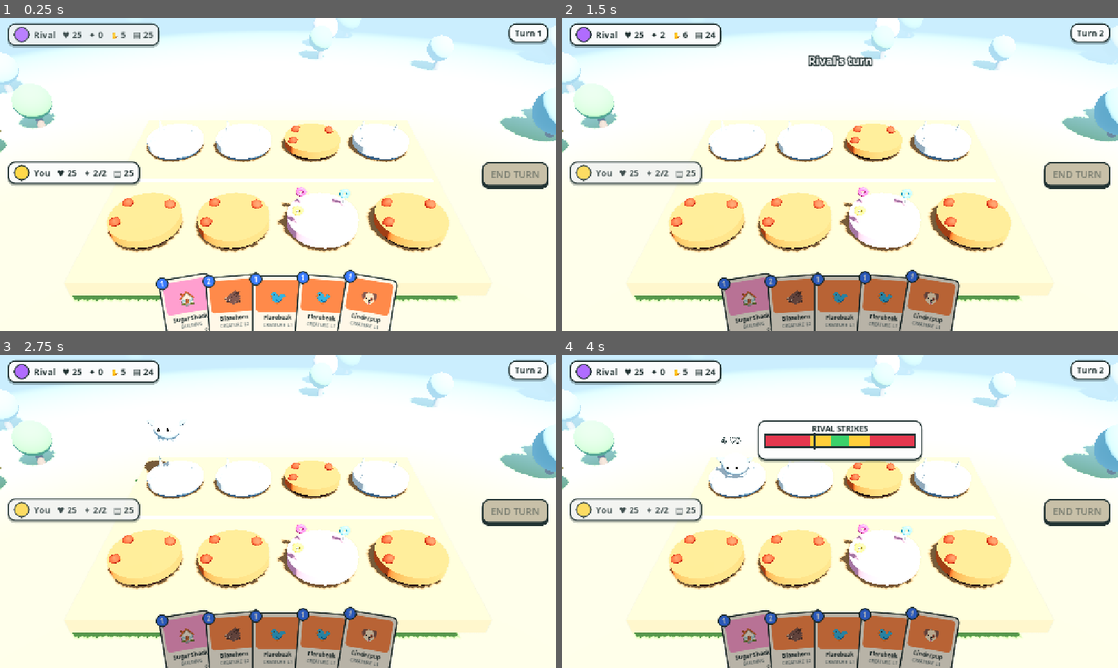
Above: before the commit, frames 1-4 (two rows, left to right).
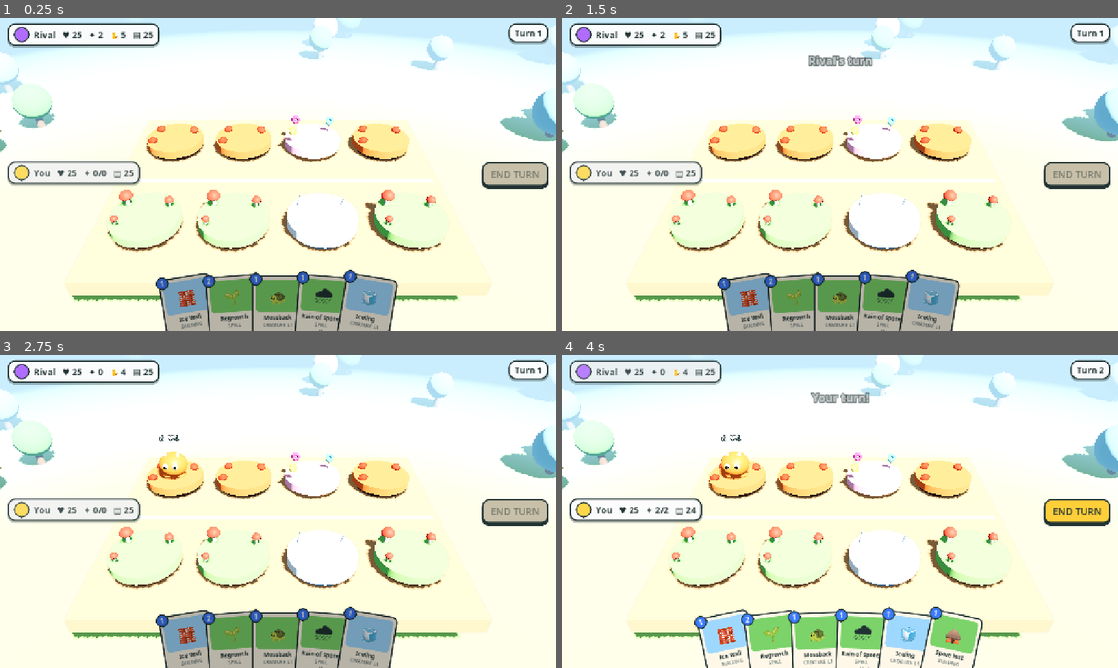
Above: after the commit, the same moments.

Repository: muriarty1893/cardwards
Game: Godot game, scene res://view/match.tscn
The game is run twice, just before and just after one commit, with the same random seed, the same clock (stepped at 60 frames per second) and the same inputs. Before the commit the project has no main scene; this scene is started directly in both runs.
Inputs (mouse positions are in pixels of both pictures, inside the frame that each line leads up to):
- Up to frame 1 (0.25 s): no input
- Up to frame 2 (1.5 s): drag from (751, 312) to (895, 105) at 0.52 s; click (1079, 174) at 1.25 s, where only the run before the commit has a clickable "END TURN"
- Up to frame 3 (2.75 s): drag from (189, 649) to (250, 574) at 2.02 s
- Up to frame 4 (4 s): move the mouse to (751, 649) at 2.77 s; click (751, 649) at 2.92 s; drag from (751, 649) to (673, 464) at 3.52 s

The runs differ from the first frame. In frame 1, 17% of the frame differs, in the area x 1-81%, y 1-100%; in frame 2, 15%; in frame 3, 14%; in frame 4, 22%, in the area x 1-99%, y 1-100%.

Commit message:
feat: main menu, deck and difficulty selection, results screen
Co-Authored-By: Claude Opus 5.5 <noreply@anthropic.com>

Diff:
--- /dev/null
+++ b/autoload/session.gd
@@ -0,0 +1,29 @@
+extends Node
+## Choices carried from the main menu into a match.
+
+var player_deck: StringName = &"grove_guard"
+## Empty = pick one of the other decks at random at match start.
+var ai_deck: StringName = &""
+var difficulty: AIPlayer.Difficulty = AIPlayer.Difficulty.MEDIUM
+## 0 = new random seed each match. --seed=<n> on the command line fixes it.
+var seed: int = 0
+
+
+func _ready() -> void:
+	for arg: String in OS.get_cmdline_user_args():
+		if arg.begins_with("--seed="):
+			seed = int(arg.substr(7))
+
+
+func match_seed() -> int:
+	return seed if seed != 0 else int(Time.get_ticks_usec() % 2147483647)
+
+
+func resolve_ai_deck(rng_seed: int) -> StringName:
+	if ai_deck != &"":
+		return ai_deck
+	var others: Array[StringName] = []
+	for id: StringName in CardDB.DECK_ORDER:
+		if id != player_deck:
+			others.append(id)
+	return others[rng_seed % others.size()]
--- /dev/null
+++ b/menus/main_menu.gd
@@ -0,0 +1,125 @@
+extends Node3D
+## Title screen over a slowly orbiting board: pick a deck and difficulty, then play.
+
+const FLAVOUR: Dictionary = {
+	&"grove_guard": "Outlast them with healing.",
+	&"blaze_rush": "Burn fast, hit hard.",
+	&"sugar_storm": "Draw, trick, overwhelm.",
+	&"deep_freeze": "Lock the board down.",
+}
+
+var _cam: Camera3D
+var _t: float = 0.0
+var _deck_buttons: Dictionary = {}
+var _diff_buttons: Array[Button] = []
+
+
+func _ready() -> void:
+	var board := Board.new()
+	add_child(board)
+	var a: Array[int] = [0, 1, 2, 3]
+	var b: Array[int] = [3, 2, 1, 0]
+	board.build([a, b])
+	var demo: Array[StringName] = [&"elder_shroomhulk", &"inferno_drake", &"bonbon_behemoth", &"blizzard_titan"]
+	for l: int in 4:
+		var v := CreatureView.create(CardDB.card(demo[l]))
+		add_child(v)
+		v.position = board.anchor(l % 2, l)
+	_cam = Camera3D.new()
+	_cam.fov = 45.0
+	add_child(_cam)
+	_cam.make_current()
+	_build_ui()
+
+
+func _process(delta: float) -> void:
+	_t += delta * 0.12
+	_cam.look_at_from_position(Vector3(sin(_t) * 12.0, 7.5, cos(_t) * 12.0 - 0.6), Vector3(0, 0, -0.6))
+
+
+func _build_ui() -> void:
+	var layer := CanvasLayer.new()
+	add_child(layer)
+	var root := Control.new()
+	root.set_anchors_preset(Control.PRESET_FULL_RECT)
+	root.mouse_filter = Control.MOUSE_FILTER_IGNORE
+	layer.add_child(root)
+	var vb := VBoxContainer.new()
+	vb.set_anchors_preset(Control.PRESET_CENTER)
+	vb.grow_horizontal = Control.GROW_DIRECTION_BOTH
+	vb.grow_vertical = Control.GROW_DIRECTION_BOTH
+	vb.alignment = BoxContainer.ALIGNMENT_CENTER
+	vb.add_theme_constant_override("separation", 18)
+	root.add_child(vb)
+	var title := UiStyle.bold(UiStyle.label("Dream Isles", 76, Color.WHITE))
+	title.add_theme_color_override("font_outline_color", Palette.INK)
+	title.add_theme_constant_override("outline_size", 18)
+	title.horizontal_alignment = HORIZONTAL_ALIGNMENT_CENTER
+	vb.add_child(title)
+	var decks := HBoxContainer.new()
+	decks.alignment = BoxContainer.ALIGNMENT_CENTER
+	decks.add_theme_constant_override("separation", 14)
+	vb.add_child(decks)
+	for d: DeckData in CardDB.all_decks():
+		var btn := Button.new()
+		btn.toggle_mode = true
+		btn.custom_minimum_size = Vector2(190, 120)
+		btn.text = "%s\n%s + %s\n%s" % [d.display_name, CardData.LAND_NAMES[d.lands[0]], CardData.LAND_NAMES[d.lands[2]], FLAVOUR.get(d.id, "")]
+		btn.autowrap_mode = TextServer.AUTOWRAP_WORD_SMART
+		btn.add_theme_font_size_override("font_size", 15)
+		var base: Color = Palette.LAND_CARD[d.lands[0]]
+		for st: String in ["normal", "hover", "pressed", "focus"]:
+			var sb := UiStyle.panel(base.lerp(Color.WHITE, 0.55) if st == "normal" else (base.lerp(Color.WHITE, 0.3) if st == "hover" else base), 16)
+			if st == "pressed":
+				sb.set_border_width_all(6)
+			if st == "focus":
+				sb.draw_center = false
+				sb.border_color = Palette.MAGIC
+			btn.add_theme_stylebox_override(st, sb)
+		for c: String in ["font_color", "font_hover_color", "font_pressed_color", "font_focus_color", "font_hover_pressed_color"]:
+			btn.add_theme_color_override(c, Palette.INK)
+		btn.pressed.connect(_select_deck.bind(d.id))
+		decks.add_child(btn)
+		_deck_buttons[d.id] = btn
+	var diff := HBoxContainer.new()
+	diff.alignment = BoxContainer.ALIGNMENT_CENTER
+	diff.add_theme_constant_override("separation", 8)
+	vb.add_child(diff)
+	for i: int in 3:
+		var b := MenuButtons.big(["Easy", "Medium", "Hard"][i], Color.WHITE, 18)
+		b.toggle_mode = true
+		var on := UiStyle.panel(Palette.MAGIC.lightened(0.3), 14)
+		b.add_theme_stylebox_override("pressed", on)
+		b.pressed.connect(_select_difficulty.bind(i))
+		diff.add_child(b)
+		_diff_buttons.append(b)
+	var row := HBoxContainer.new()
+	row.alignment = BoxContainer.ALIGNMENT_CENTER
+	row.add_theme_constant_override("separation", 16)
+	vb.add_child(row)
+	var play := MenuButtons.big("PLAY", Palette.GOLD, 30)
+	play.custom_minimum_size = Vector2(200, 0)
+	play.pressed.connect(_play)
+	row.add_child(play)
+	var quit := MenuButtons.big("QUIT", Color.WHITE, 20)
+	quit.pressed.connect(func() -> void: get_tree().quit())
+	row.add_child(quit)
+	_select_deck(Session.player_deck)
+	_select_difficulty(Session.difficulty)
+	play.grab_focus()
+
+
+func _select_deck(id: StringName) -> void:
+	Session.player_deck = id
+	for k: StringName in _deck_buttons:
+		(_deck_buttons[k] as Button).set_pressed_no_signal(k == id)
+
+
+func _select_difficulty(i: int) -> void:
+	Session.difficulty = i as AIPlayer.Difficulty
+	for j: int in 3:
+		_diff_buttons[j].set_pressed_no_signal(j == i)
+
+
+func _play() -> void:
+	get_tree().change_scene_to_file("res://view/match.tscn")
--- /dev/null
+++ b/menus/main_menu.tscn
@@ -0,0 +1,6 @@
+[gd_scene format=3]
+
+[ext_resource type="Script" path="res://menus/main_menu.gd" id="1_menu"]
+
+[node name="MainMenu" type="Node3D"]
+script = ExtResource("1_menu")
--- a/project.godot
+++ b/project.godot
@@ -5,6 +5,7 @@
 
 config/name="Dream Isles"
 config/features=PackedStringArray("4.7", "Forward Plus")
+run/main_scene="res://menus/main_menu.tscn"
 config/icon="res://icon.svg"
 
 [display]
@@ -21,4 +22,5 @@
 
 [autoload]
 
+Session="*res://autoload/session.gd"
 Screenshot="*res://tools/screenshot.gd"
--- a/tests/test_full_match.gd
+++ b/tests/test_full_match.gd
@@ -4,6 +4,10 @@
 
 func test_full_match_through_view() -> bool:
 	var tree := Engine.get_main_loop() as SceneTree
+	var session: Node = tree.root.get_node("Session")
+	session.set("player_deck", &"blaze_rush")
+	session.set("ai_deck", &"deep_freeze")
+	session.set("seed", 1)
 	var m := (load("res://view/match.tscn") as PackedScene).instantiate() as MatchController
 	tree.root.add_child(m)
 	await tree.process_frame
--- a/tests/test_input_flow.gd
+++ b/tests/test_input_flow.gd
@@ -4,6 +4,10 @@
 
 func _load_match() -> MatchController:
 	var tree := Engine.get_main_loop() as SceneTree
+	var session: Node = tree.root.get_node("Session")
+	session.set("player_deck", &"blaze_rush")
+	session.set("ai_deck", &"deep_freeze")
+	session.set("seed", 1)
 	var m := (load("res://view/match.tscn") as PackedScene).instantiate() as MatchController
 	tree.root.add_child(m)
 	await tree.process_frame
--- a/view/match.gd
+++ b/view/match.gd
@@ -15,6 +15,7 @@
 var input: InputController
 var player: EventPlayer
 var timing_bar: TimingBar
+var results: Results
 var ai: AIPlayer
 var difficulty: AIPlayer.Difficulty = AIPlayer.Difficulty.MEDIUM
 const AI_PAUSE := 0.6
@@ -26,8 +27,10 @@
 
 
 func _ready() -> void:
-	state = Rules.setup(CardDB.deck(&"blaze_rush"), CardDB.deck(&"deep_freeze"), 1)
-	ai = AIPlayer.new(AI, difficulty, 1 + 7919)
+	var seed: int = Session.match_seed()
+	difficulty = Session.difficulty
+	state = Rules.setup(CardDB.deck(Session.player_deck), CardDB.deck(Session.resolve_ai_deck(seed)), seed)
+	ai = AIPlayer.new(AI, difficulty, seed + 7919)
 	var opening: Array[GameEvent] = Rules.start_turn(state)
 	if "--demo-board" in OS.get_cmdline_user_args():
 		var ais: Array[AIPlayer] = [AIPlayer.new(0, AIPlayer.Difficulty.MEDIUM, 11), AIPlayer.new(1, AIPlayer.Difficulty.MEDIUM, 12)]
@@ -46,6 +49,9 @@
 	_build_ui()
 	sync_all()
 	refresh_ui()
+	if "--demo-results" in OS.get_cmdline_user_args():
+		results.show_result(true, 9)
+		return
 	if "--auto-attack" in OS.get_cmdline_user_args():
 		_demo_attack()
 		return
@@ -99,6 +105,10 @@
 	toast.grow_horizontal = Control.GROW_DIRECTION_BOTH
 	timing_bar = TimingBar.new()
 	root.add_child(timing_bar)
+	results = Results.new()
+	root.add_child(results)
+	results.rematch.connect(func() -> void: get_tree().reload_current_scene())
+	results.menu.connect(func() -> void: get_tree().change_scene_to_file("res://menus/main_menu.tscn"))
 	input = InputController.new()
 	input.match_ctl = self
 	add_child(input)
@@ -141,6 +151,9 @@
 		return
 	var events: Array[GameEvent] = Rules.apply(state, a)
 	await player.play(events)
+	if state.phase == GameState.Phase.OVER and not results.visible:
+		await get_tree().create_timer(0.6 / pace).timeout
+		results.show_result(state.winner == HUMAN, state.turn)
 
 
 func _on_action_requested(a: Action) -> void:
--- /dev/null
+++ b/view/ui/menu_buttons.gd
@@ -0,0 +1,24 @@
+class_name MenuButtons
+extends RefCounted
+## Chunky buttons shared by the menu and results screen.
+
+
+static func big(text: String, color: Color, font_size: int = 22) -> Button:
+	var b := Button.new()
+	b.text = text
+	b.add_theme_font_size_override("font_size", font_size)
+	b.focus_mode = Control.FOCUS_ALL
+	for st: String in ["normal", "hover", "pressed", "focus", "disabled"]:
+		var sb := UiStyle.panel(color if st != "hover" else color.lightened(0.2), 14)
+		sb.shadow_color = Palette.INK
+		sb.shadow_offset = Vector2(0, 1) if st == "pressed" else Vector2(0, 5)
+		sb.content_margin_top = 10
+		sb.content_margin_bottom = 10
+		sb.content_margin_left = 22
+		sb.content_margin_right = 22
+		if st == "focus":
+			sb.border_color = Palette.MAGIC
+		b.add_theme_stylebox_override(st, sb)
+	for c: String in ["font_color", "font_hover_color", "font_pressed_color", "font_focus_color"]:
+		b.add_theme_color_override(c, Palette.INK)
+	return b
--- /dev/null
+++ b/view/ui/results.gd
@@ -0,0 +1,54 @@
+class_name Results
+extends Control
+## End-of-match overlay: VICTORY / DEFEAT, turn count, REMATCH and MENU.
+
+signal rematch
+signal menu
+
+
+func _init() -> void:
+	set_anchors_preset(Control.PRESET_FULL_RECT)
+	mouse_filter = Control.MOUSE_FILTER_STOP
+	visible = false
+
+
+func show_result(won: bool, turns: int) -> void:
+	for c: Node in get_children():
+		c.queue_free()
+	var dim := ColorRect.new()
+	dim.color = Color(0, 0, 0, 0.35)
+	dim.set_anchors_preset(Control.PRESET_FULL_RECT)
+	add_child(dim)
+	var panel := PanelContainer.new()
+	panel.add_theme_stylebox_override("panel", UiStyle.panel(Color(1, 1, 1, 0.97), 22))
+	panel.set_anchors_preset(Control.PRESET_CENTER)
+	panel.grow_horizontal = Control.GROW_DIRECTION_BOTH
+	panel.grow_vertical = Control.GROW_DIRECTION_BOTH
+	add_child(panel)
+	var vb := VBoxContainer.new()
+	vb.add_theme_constant_override("separation", 14)
+	vb.alignment = BoxContainer.ALIGNMENT_CENTER
+	panel.add_child(vb)
+	var title := UiStyle.bold(UiStyle.label("VICTORY!" if won else "DEFEAT", 56, Palette.GOLD.darkened(0.2) if won else Palette.HP))
+	title.horizontal_alignment = HORIZONTAL_ALIGNMENT_CENTER
+	title.custom_minimum_size = Vector2(360, 0)
+	vb.add_child(title)
+	var sub := UiStyle.label("The match lasted %d turns." % turns, 18)
+	sub.horizontal_alignment = HORIZONTAL_ALIGNMENT_CENTER
+	vb.add_child(sub)
+	var hb := HBoxContainer.new()
+	hb.alignment = BoxContainer.ALIGNMENT_CENTER
+	hb.add_theme_constant_override("separation", 16)
+	vb.add_child(hb)
+	var again := MenuButtons.big("REMATCH", Palette.GOLD)
+	again.pressed.connect(func() -> void: rematch.emit())
+	hb.add_child(again)
+	var back := MenuButtons.big("MENU", Color.WHITE)
+	back.pressed.connect(func() -> void: menu.emit())
+	hb.add_child(back)
+	visible = true
+	panel.scale = Vector2.ONE * 0.6
+	panel.pivot_offset = panel.size / 2.0
+	var tw := create_tween()
+	tw.tween_property(panel, "scale", Vector2.ONE, 0.35).set_trans(Tween.TRANS_BACK).set_ease(Tween.EASE_OUT)
+	again.grab_focus()
Not shown, added: autoload/session.gd.uid
Not shown, added: menus/main_menu.gd.uid
Not shown, added: tests/test_full_match.gd.uid
Not shown, added: view/ui/menu_buttons.gd.uid
Not shown, added: view/ui/results.gd.uid
